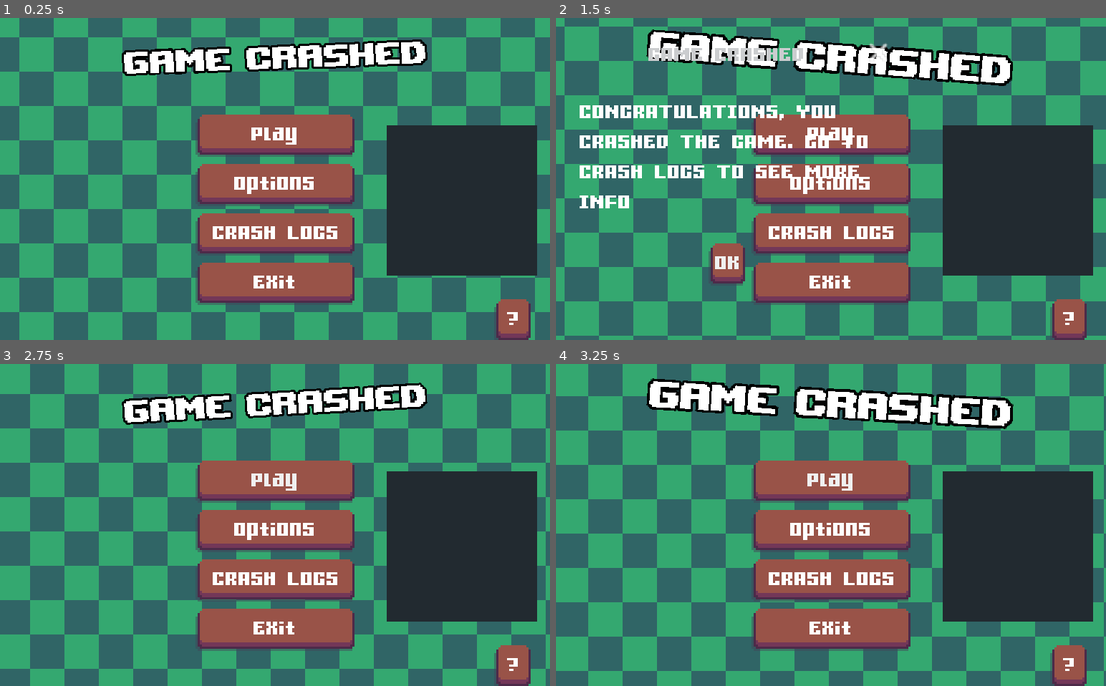
Above: before the commit, frames 1-4 (two rows, left to right).
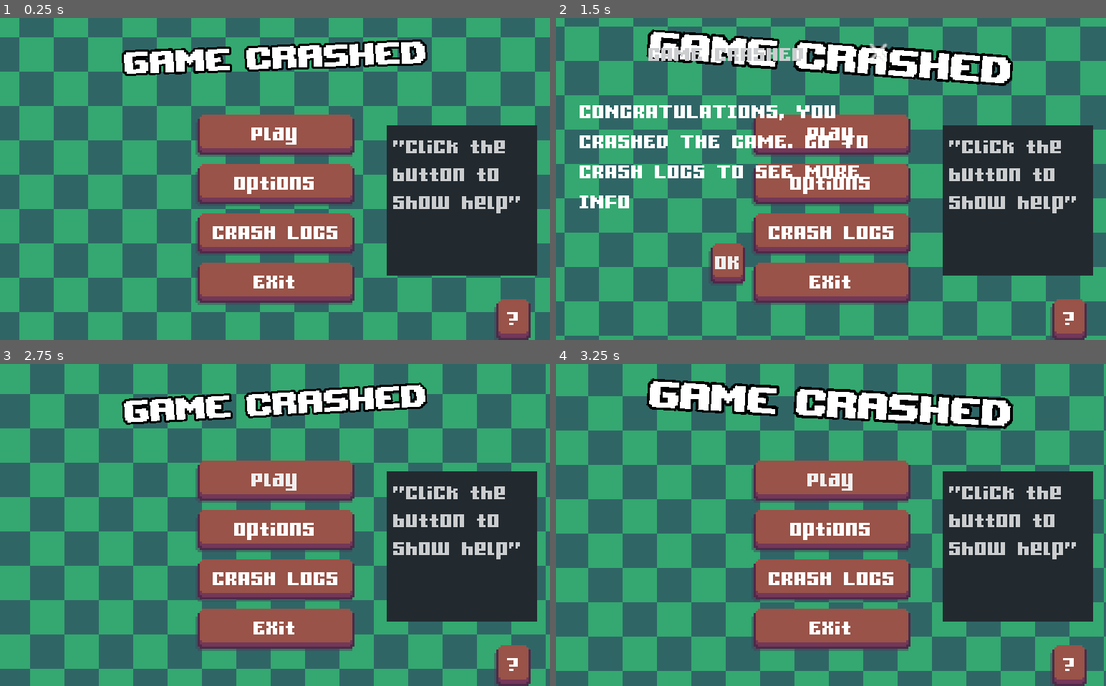
Above: after the commit, the same moments.

Repository: JosefAmbruz/Game-Crashed
Game: Godot game, scene res://src/levels/Main.tscn
Same seed, same stepped clock (60 frames per second), same inputs: the game is played once before the commit and once after it.
Inputs (mouse positions are in pixels of both pictures, inside the frame that each line leads up to):
- Up to frame 1 (0.25 s): no input
- Up to frame 2 (1.5 s): click "Play" at 0.5 s; click "Play" at 1.25 s
- Up to frame 3 (2.75 s): click "OK" at 2 s
- Up to frame 4 (3.25 s): move the mouse to (952, 508) at 2.77 s; click (952, 508) at 2.85 s

The runs differ from the first frame. In frame 1, 1.4% of the frame differs, in the area x 71-95%, y 38-61%; in frame 2, 1.4%; in frame 3, 1.4%; in frame 4, 1.4%.

Commit message:
Added screenshots

Diff:
--- a/project.godot
+++ b/project.godot
@@ -18,7 +18,7 @@
 config/name="Game Crashed"
 run/main_scene="res://src/levels/Main.tscn"
 boot_splash/bg_color=Color( 0.141176, 0.141176, 0.141176, 1 )
-config/icon="res://icon.png"
+config/icon="res://icon_new.png"
 
 [autoload]
 
--- a/src/levels/Main.gd
+++ b/src/levels/Main.gd
@@ -1,6 +1,7 @@
 extends "res://src/levels/level_script.gd"
 
 var help = [
+	"Go to crash logs to see what crashes you did!",
 	"Click not to play",
 	"Be careful where you put your cursor",
 	"Don't be minimalist",
@@ -9,6 +10,9 @@
 	"Is there any music? And what about sfx? And both?",
 	"Your mouse can be easily overloaded"
 ]
+
+
+
 
 func _process(delta: float) -> void:
 	if Input.is_action_just_pressed("back"):
--- a/src/levels/Main.tscn
+++ b/src/levels/Main.tscn
@@ -77,7 +77,7 @@
 
 [node name="Title" type="Position2D" parent="."]
 position = Vector2( 128.848, 17.4535 )
-rotation = 0.0267075
+rotation = 0.0451804
 scale = Vector2( 1.2, 1.2 )
 __meta__ = {
 "_edit_group_": true
@@ -190,6 +190,7 @@
 margin_top = -80.0
 margin_right = 20.0
 margin_bottom = -10.0
+text = "\"Click the button to show help\""
 __meta__ = {
 "_edit_use_anchors_": false
 }
Binary file changed: CoverImage.png
Binary file added: Icon.ico
Binary file added: Screenshots/ClickNotToPlay.png
Not shown, added: Screenshots/ClickNotToPlay.png.import
Binary file added: Screenshots/CrashesHappen.png
Not shown, added: Screenshots/CrashesHappen.png.import
Binary file added: icon_new.png
